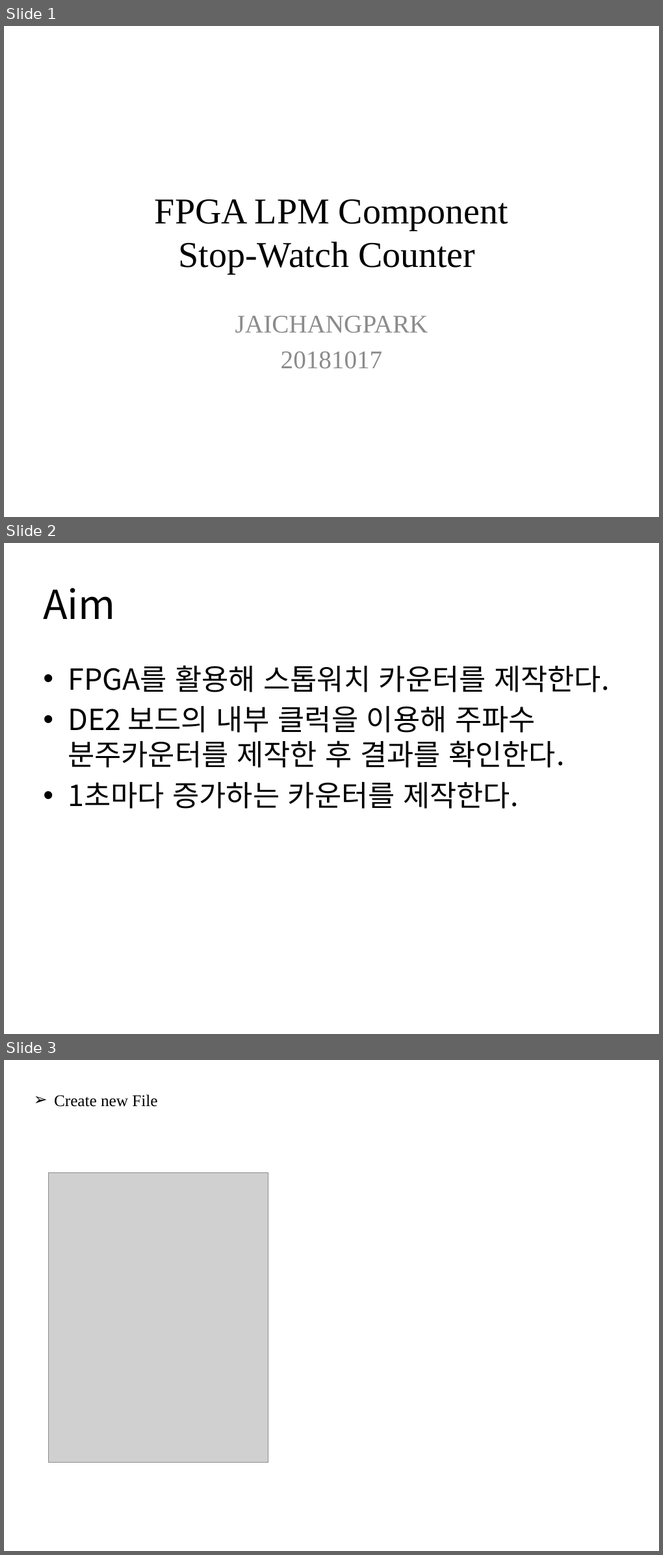
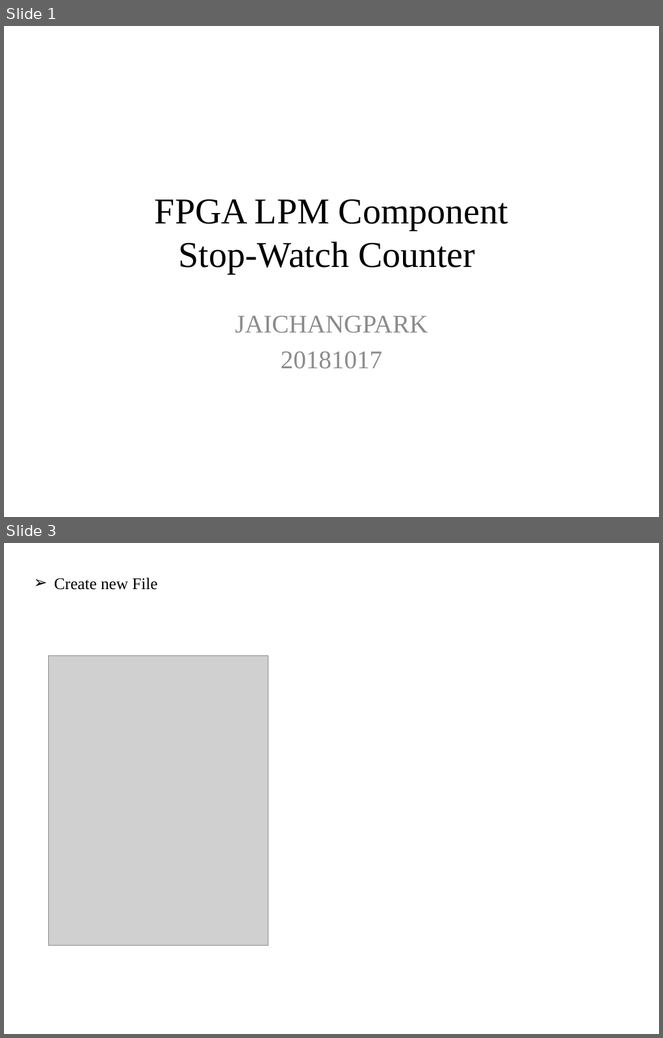
Before and after one commit to JAICHANGPARK/DE2_DOCKER_FPGA, a slide deck: presentation/20181017/FPGA LPM Component.pptx. Shown one above the other, each under a label of ours: slides 1, 2 and 3 before the commit, slides 1 and 3 after it; the slides between them are not shown. The pictures are 663x1555 and 663x1038 pixels, drawn with LibreOffice and Linux fonts; fonts in the diff are those of the drawing; grey boxes stand for pictures. Boxes give left, top, right and bottom in pixels: in the first picture for what was removed or moved away, otherwise in the second. Text is boxed around its words. In the diff, an @@ line names an element or a change of style, - is before the commit and + after.

```diff
--- a/presentation/20181017/FPGA LPM Component.pptx
+++ b/presentation/20181017/FPGA LPM Component.pptx
@@ slide 2 removed at (4,543,659,1034), background #FFFFFF @@
@@ title removed at (43,588,115,619) @@
-Aim
@@ text removed at (68,665,610,809) @@
-• FPGA를 활용해 스톱워치 카운터를 제작한다.
-• DE2 보드의 내부 클럭을 이용해 주파수 분주카운터를 제작한 후 결과를 확인한다.
-• 1초마다 증가하는 카운터를 제작한다.
```
Also in this commit, not shown: 5 slides changed, 10 slides added, 5 other slides removed.
